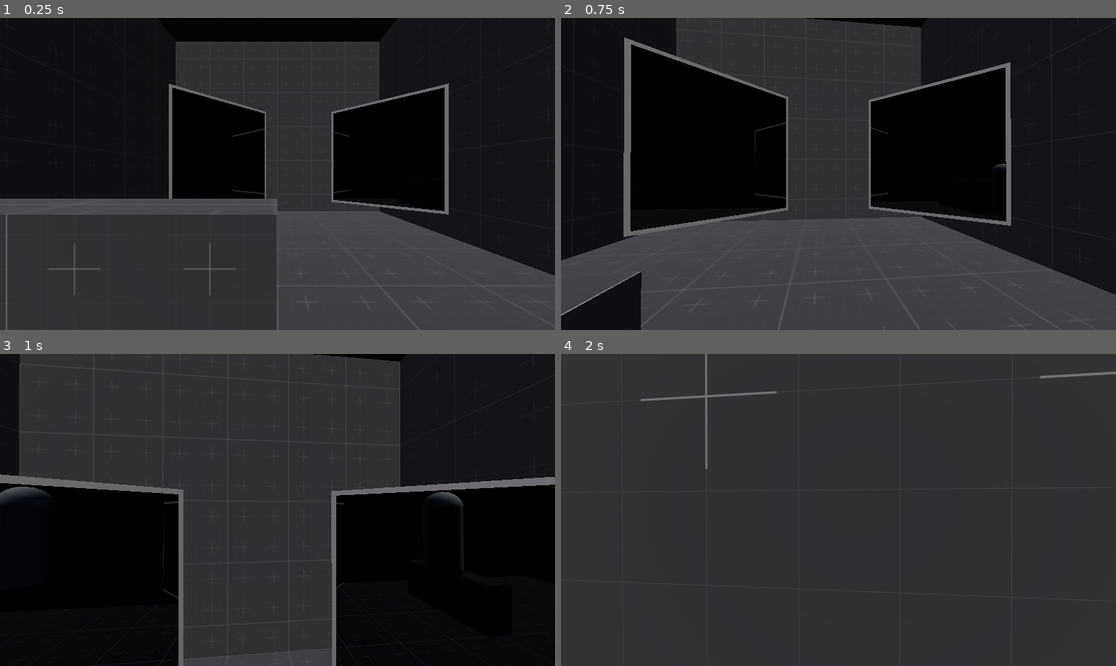
Above: before the commit, frames 1-4 (two rows, left to right).
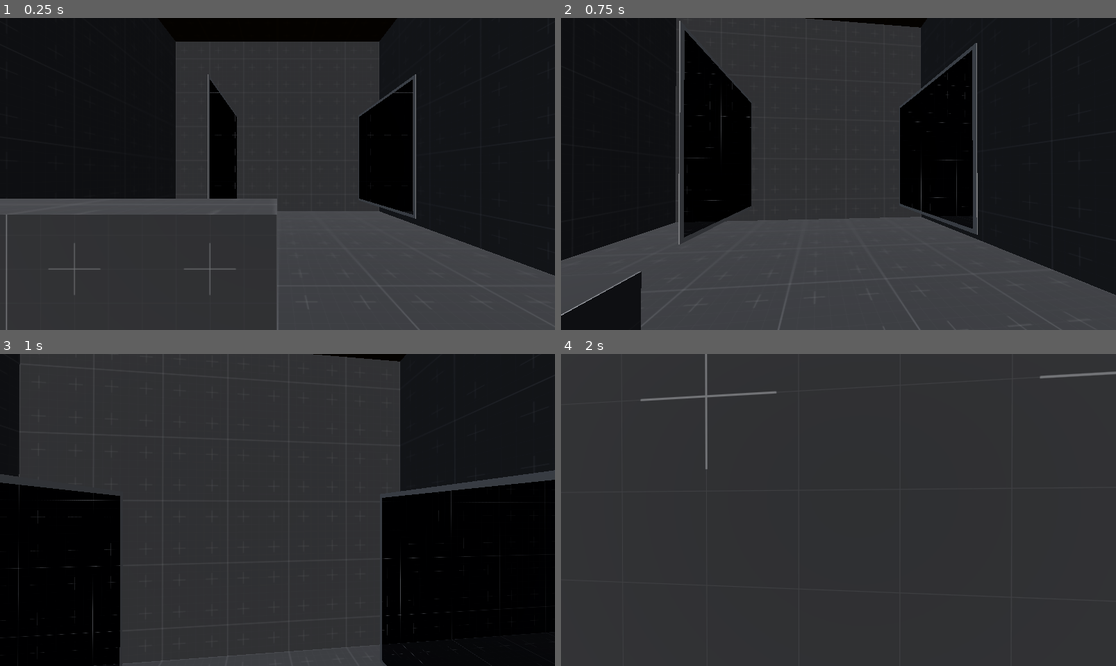
Above: after the commit, the same moments.

Repository: Wowe-Peanut/GetReal
Game: Godot game, scene res://test.tscn
The game is run twice, just before and just after one commit, with the same random seed, the same clock (stepped at 60 frames per second) and the same inputs.
Inputs (mouse positions are in pixels of both pictures, inside the frame that each line leads up to):
- Up to frame 1 (0.25 s): no input
- Up to frame 2 (0.75 s): tap Enter at 0.5 s; move the mouse to (866, 174) at 0.52 s; hold W (move_forward) from 0.53 s (still down); hold Right mouse button (interact) from 0.53 s (still down)
- Up to frame 3 (1 s): keep holding W (move_forward); keep holding Right mouse button (interact); tap Space (jump) at 0.77 s
- Up to frame 4 (2 s): keep holding W (move_forward); move the mouse to (810, 510) at 1.27 s; release Right mouse button (interact) at 1.28 s; tap Q (take_picture) at 1.35 s; tap Space (jump) at 1.52 s

The runs differ from the first frame. In frame 1, 6.9% of the frame differs, in the area x 30-81%, y 18-65%; in frame 2, 9.6%; in frame 3, 14%, in the area x 0-100%, y 37-100%; in frame 4, nothing differs.

Commit message:
recursive reflections! (for some reason, recurses as far as it wants)

Diff:
--- a/mirror.gd
+++ b/mirror.gd
@@ -3,7 +3,7 @@
 
 var reflection = preload("res://mirror_reflection.tscn")
 
-@export var pixels_per_unit: int = 10
+@export var pixels_per_unit: int = 1024
 @export var size: Vector2 = Vector2(1, 1):
 	set(value):
 		update_size(value)
@@ -22,41 +22,42 @@
 
 	for reflection_mesh in reflections.get_children():
 		reflection_mesh.observer.self_collider = self
+		reflection_mesh.pixels_per_unit = pixels_per_unit
 
-# Called every frame. 'delta' is the elapsed time since the previous frame.
+	size = size
+
+
 func _process(_delta: float):
 	if not Engine.is_editor_hint():
 		for reflection_mesh in reflections.get_children():
 			reflection_mesh.render(mirror_transform)
 
+			for seen_object in reflection_mesh.observer.seen:
+				if seen_object.is_in_group("mirror"):
+
+					if seen_object in reflection_mesh.recursive_reflections_handled:
+						continue
+
+					var render_layer = MirrorController.get_next_layer()
+					if MirrorController.layer_int_to_layer_num(render_layer) > MirrorController.MAX_REFLECTIONS:
+							continue
+					reflection_mesh.observer.camera.cull_mask += render_layer
+					print("parent: ", reflection_mesh.name)
+					seen_object.add_reflection(reflection_mesh.mirror_cam, render_layer, reflection_mesh.pixels_per_unit)
+					reflection_mesh.recursive_reflections_handled.append(seen_object)
 
 
-		for seen_object in observer.seen:
-			if seen_object.is_in_group("mirror"):
-				# if dealt with: return
-				if seen_object in other_mirror_reflections:
-					return
-				else:
-				#	add a new reflection
-					var render_layer = MirrorController.get_next_layer()
-					observer.camera.cull_mask += render_layer
-					seen_object.add_reflection(observer.camera, render_layer)
-					other_mirror_reflections.append(seen_object)
-					pass
-
-				#if any left over, delete reflection
-
-
-
-func add_reflection(camera, render_layer) -> void:
+func add_reflection(camera_to_reflect, render_layer, pixels_per_unit) -> void:
 	var new_reflection = reflection.instantiate()
 	new_reflection.render_layer = render_layer
 	new_reflection.mirror_cam_cull_mask = 1
+	new_reflection.pixels_per_unit = pixels_per_unit / 2
+	new_reflection.camera_to_reflect = camera_to_reflect
+	new_reflection.translate(Vector3(0, 0, 0.01))
 	reflections.add_child(new_reflection)
 	new_reflection.observer.self_collider = self
-	new_reflection.camera_to_reflect = camera
 	new_reflection.set_size(size)
-	new_reflection.translate(Vector3(0, 0, 0.01))
+	print("child: ", new_reflection.name)
 
 
 func update_size(new_size: Vector2) -> void:
--- a/mirror.tscn
+++ b/mirror.tscn
@@ -1,32 +1,7 @@
-[gd_scene load_steps=12 format=3 uid="uid://b41j52vgwvasr"]
+[gd_scene load_steps=5 format=3 uid="uid://b41j52vgwvasr"]
 
 [ext_resource type="Script" path="res://mirror.gd" id="1_23741"]
-[ext_resource type="Shader" path="res://mirror.gdshader" id="2_hyqdn"]
 [ext_resource type="PackedScene" uid="uid://r2w0qysvtd6" path="res://mirror_reflection.tscn" id="2_vl1m7"]
-
-[sub_resource type="QuadMesh" id="QuadMesh_nb87i"]
-resource_local_to_scene = true
-size = Vector2(2, 2)
-
-[sub_resource type="ViewportTexture" id="ViewportTexture_klal3"]
-
-[sub_resource type="ShaderMaterial" id="ShaderMaterial_p6gqc"]
-resource_local_to_scene = true
-render_priority = 0
-shader = ExtResource("2_hyqdn")
-shader_parameter/mirrorCamTex = SubResource("ViewportTexture_klal3")
-
-[sub_resource type="QuadMesh" id="QuadMesh_8kwcm"]
-resource_local_to_scene = true
-size = Vector2(2, 2)
-
-[sub_resource type="ViewportTexture" id="ViewportTexture_mk55f"]
-
-[sub_resource type="ShaderMaterial" id="ShaderMaterial_8ay7p"]
-resource_local_to_scene = true
-render_priority = 0
-shader = ExtResource("2_hyqdn")
-shader_parameter/mirrorCamTex = SubResource("ViewportTexture_mk55f")
 
 [sub_resource type="BoxMesh" id="BoxMesh_tx3na"]
 resource_local_to_scene = true
@@ -40,24 +15,18 @@
 collision_mask = 7
 freeze = true
 script = ExtResource("1_23741")
-pixels_per_unit = 1024
 size = Vector2(2, 2)
 
 [node name="Reflections" type="Node3D" parent="."]
 
 [node name="PlayerReflectionMesh" parent="Reflections" instance=ExtResource("2_vl1m7")]
-mesh = SubResource("QuadMesh_nb87i")
-skeleton = NodePath("../..")
-surface_material_override/0 = SubResource("ShaderMaterial_p6gqc")
 mirror_cam_cull_mask = 3
 render_layer = 2
 
 [node name="PolaroidReflectionMesh" parent="Reflections" instance=ExtResource("2_vl1m7")]
-layers = 4
-mesh = SubResource("QuadMesh_8kwcm")
-surface_material_override/0 = SubResource("ShaderMaterial_8ay7p")
 mirror_cam_cull_mask = 5
 render_layer = 4
+disabled = true
 
 [node name="Border" type="MeshInstance3D" parent="."]
 transform = Transform3D(1, 0, 0, 0, 1, 0, 0, 0, 1, 0, 0, -0.01)
--- a/mirror_controller.gd
+++ b/mirror_controller.gd
@@ -1,5 +1,6 @@
 extends Node
 
+var MAX_REFLECTIONS = 100
 var used_layers = [1, 2, 4]
 
 func get_next_layer() -> int:
@@ -15,3 +16,6 @@
 	for layer_to_check in used_layers:
 		if layer == layer_to_check: return true
 	return false
+
+func layer_int_to_layer_num(layer) -> int:
+	return log(layer) / log(2)
--- a/mirror_reflection.gd
+++ b/mirror_reflection.gd
@@ -1,24 +1,32 @@
 @tool
-extends MeshInstance3D
+extends Node3D
 
-@export_flags_3d_render var mirror_cam_cull_mask = 0
+@export_flags_3d_render var mirror_cam_cull_mask = 1
 @export_flags_3d_render var render_layer = 0
+@export var disabled: bool = false:
+	set(value):
+		update_viewport(value)
+		disabled = value
 
+@onready var reflection_mesh: MeshInstance3D = $ReflectionMesh
 @onready var view: SubViewport = $View
 @onready var mirror_cam: Camera3D = $View/MirrorCam
 @onready var observer: Observer = $View/MirrorCam/MirrorObserver
 
 var camera_to_reflect: Camera3D = null
+var pixels_per_unit: int = 1024
+var recursive_reflections_handled: Array = []
 
 func _ready():
 	mirror_cam.cull_mask = mirror_cam_cull_mask
-	layers = render_layer
-	get_surface_override_material(0).set_shader_parameter("mirrorCamTex", $View.get_texture())
+	reflection_mesh.layers = render_layer
+	reflection_mesh.get_surface_override_material(0).set_shader_parameter("mirrorCamTex", $View.get_texture())
+	update_viewport(disabled)
 
 func render(mirror_transform: Transform3D) -> void:
 
-	if camera_to_reflect == null:
-		return
+	if disabled: return
+	if camera_to_reflect == null: return
 
 	var plane_origin = mirror_transform.origin
 	var plane_normal = mirror_transform.basis.z.normalized()
@@ -37,13 +45,14 @@
 	var offset = reflection_transform.inverse() * main_cam_pos
 	offset = Vector2(offset.x, offset.y)
 
-	mirror_cam.set_frustum(mesh.size.x, -offset, projection_pos.distance_to(main_cam_pos), 100)
+	mirror_cam.set_frustum(reflection_mesh.mesh.size.x, -offset, projection_pos.distance_to(main_cam_pos), 100)
 	update_view_cone()
+
 
 func update_view_cone() -> void:
 	var points: Array[Vector3] = []
 
-	var mirror_corners = mesh.get_faces()
+	var mirror_corners = reflection_mesh.mesh.get_faces()
 	mirror_corners.remove_at(3)
 	mirror_corners.remove_at(4)
 
@@ -57,6 +66,14 @@
 	observer.set_points(points)
 
 
-func set_size(new_size) -> void:
-	mesh.size = new_size
-	view.size = new_size * get_parent().get_parent().pixels_per_unit
+func update_viewport(to_disable: bool) -> void:
+	if !is_inside_tree(): return
+	if to_disable:
+		view.render_target_update_mode = SubViewport.UPDATE_DISABLED
+	else:
+		view.render_target_update_mode = SubViewport.UPDATE_WHEN_VISIBLE
+
+
+func set_size(new_size: Vector2) -> void:
+	reflection_mesh.mesh.size = new_size
+	view.size = new_size * pixels_per_unit
--- a/mirror_reflection.tscn
+++ b/mirror_reflection.tscn
@@ -4,28 +4,24 @@
 [ext_resource type="PackedScene" uid="uid://tb1yinrrwcmg" path="res://observer.tscn" id="2_etq7b"]
 [ext_resource type="Script" path="res://mirror_reflection.gd" id="2_nbqyc"]
 
+[sub_resource type="ConvexPolygonShape3D" id="ConvexPolygonShape3D_l6uc4"]
+resource_local_to_scene = true
+points = PackedVector3Array(0, 0, 0)
+
 [sub_resource type="QuadMesh" id="QuadMesh_5n1ph"]
 resource_local_to_scene = true
 
-[sub_resource type="ViewportTexture" id="ViewportTexture_2bdlu"]
+[sub_resource type="ViewportTexture" id="ViewportTexture_17kb5"]
 
 [sub_resource type="ShaderMaterial" id="ShaderMaterial_pd161"]
 resource_local_to_scene = true
 render_priority = 0
 shader = ExtResource("1_gk6t6")
-shader_parameter/mirrorCamTex = SubResource("ViewportTexture_2bdlu")
+shader_parameter/mirrorCamTex = SubResource("ViewportTexture_17kb5")
 
-[sub_resource type="ConvexPolygonShape3D" id="ConvexPolygonShape3D_l6uc4"]
-resource_local_to_scene = true
-points = PackedVector3Array(0, 0, 0)
-
-[node name="ReflectionMesh" type="MeshInstance3D"]
-layers = 2
-mesh = SubResource("QuadMesh_5n1ph")
-surface_material_override/0 = SubResource("ShaderMaterial_pd161")
+[node name="MirrorReflection" type="Node3D"]
 script = ExtResource("2_nbqyc")
-mirror_cam_cull_mask = null
-render_layer = null
+mirror_cam_cull_mask = 0
 
 [node name="View" type="SubViewport" parent="."]
 size = Vector2i(1024, 1024)
@@ -41,3 +37,8 @@
 
 [node name="CollisionShape3D" type="CollisionShape3D" parent="View/MirrorCam/MirrorObserver"]
 shape = SubResource("ConvexPolygonShape3D_l6uc4")
+
+[node name="ReflectionMesh" type="MeshInstance3D" parent="."]
+layers = 0
+mesh = SubResource("QuadMesh_5n1ph")
+surface_material_override/0 = SubResource("ShaderMaterial_pd161")
--- a/picture.gd
+++ b/picture.gd
@@ -9,7 +9,7 @@
 
 func _ready() -> void:
 	mirror = get_tree().root.get_node("test/Mirror")
-	mirror.get_node("Reflections/PolaroidReflectionMesh").camera_to_reflect = camera
+	#mirror.get_node("Reflections/PolaroidReflectionMesh").camera_to_reflect = camera
 
 
 func _input(event: InputEvent) -> void:
--- a/picture.tscn
+++ b/picture.tscn
@@ -14,6 +14,7 @@
 size = Vector2(0.5, 0.5)
 
 [sub_resource type="ViewportTexture" id="ViewportTexture_5jilb"]
+resource_local_to_scene = false
 viewport_path = NodePath("SubViewport")
 
 [sub_resource type="ShaderMaterial" id="ShaderMaterial_26gyi"]
--- a/player.tscn
+++ b/player.tscn
@@ -48,4 +48,5 @@
 
 [node name="Mesh" type="MeshInstance3D" parent="."]
 transform = Transform3D(1, 0, 0, 0, 1, 0, 0, 0, 1, 0, 0.7, 0)
+visible = false
 mesh = SubResource("CapsuleMesh_vj0us")
--- a/player_observer.gd
+++ b/player_observer.gd
@@ -59,7 +59,7 @@
 		# cast a ray from the box to the observer
 		var result = cast_ray(state, box.global_transform * vertex, observer.camera.global_position, [box])
 		# check if the corner is even on screen (for very large mirrors)
-		corners_on_screen.append(is_corner_observed(state, observer, result.position))
+		corners_on_screen.append(is_corner_observed(state, observer, result.posidtion))
 		if result and result.collider == observer.self_collider:
 			# if we hit the observer, then cast another ray from the observer to the player cam
 			result = cast_ray(state, result.position, camera.global_position, [observer.self_collider])
--- a/test.tscn
+++ b/test.tscn
@@ -39,7 +39,7 @@
 material = ExtResource("3_duvdi")
 
 [node name="Mirror" parent="." instance=ExtResource("3_vc5nl")]
-transform = Transform3D(0.707107, 0, 0.707107, 0, 1, 0, -0.707107, 0, 0.707107, -1, -1, -3)
+transform = Transform3D(0, 0, 1, 0, 1, 0, -1, 0, 0, -1, -1, -3)
 
 [node name="Mirror2" parent="." instance=ExtResource("3_vc5nl")]
-transform = Transform3D(0.707107, 0, -0.707107, 0, 1, 0, 0.707107, 0, 0.707107, 2, -1, -3)
+transform = Transform3D(-8.9407e-08, 0, -1, 0, 1, 0, 1, 0, -8.9407e-08, 2, -1, -3)
